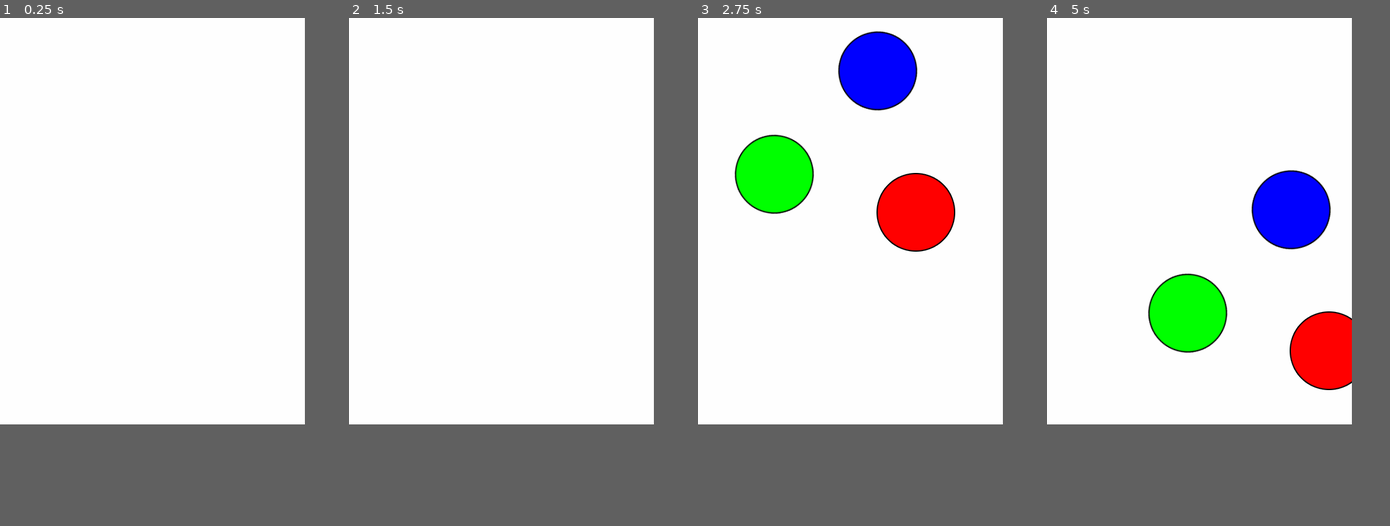
Above: before the commit, frames 1-4 (left to right).
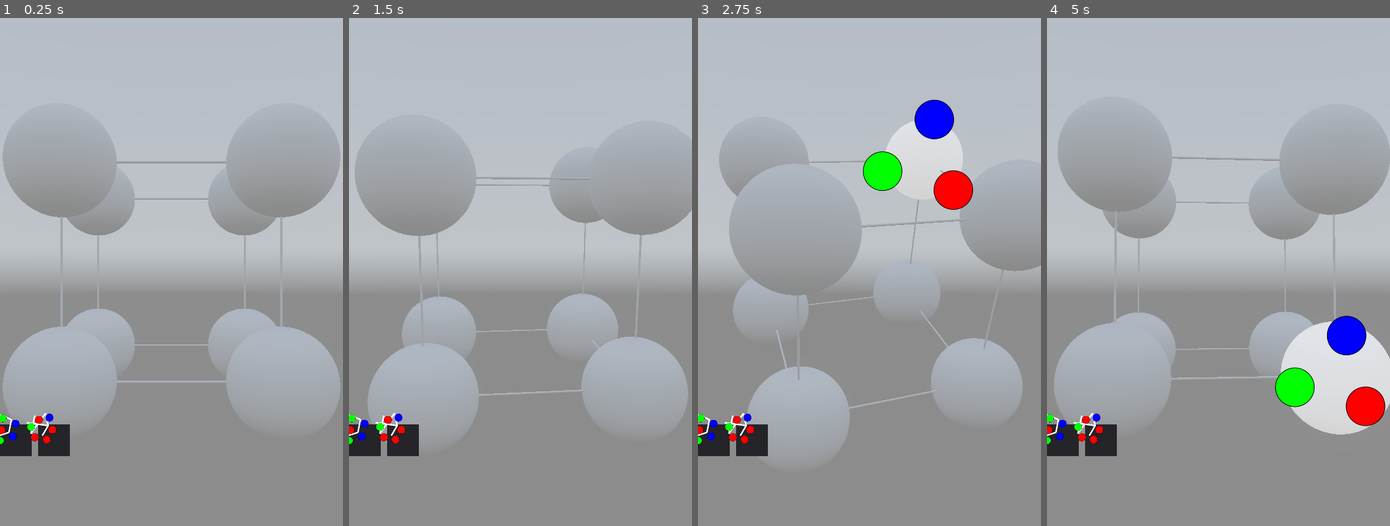
Above: after the commit, the same moments.

Repository: JosephCatrambone/ColorTheorem
Game: Godot game, scene res://scenes/Main.tscn
Same seed, same stepped clock (60 frames per second), same inputs: the game is played once before the commit and once after it. A sky picture missing from this copy of the repository is replaced by a grey-blue gradient.
Inputs (mouse positions are in pixels of both pictures, inside the frame that each line leads up to):
- Up to frame 1 (0.25 s): no input
- Up to frame 2 (1.5 s): tap Enter at 0.5 s; move the mouse to (568, 200) at 0.52 s; click (568, 200) at 0.67 s; tap Space at 1.25 s; drag from (441, 241) to (486, 302) at 1.27 s
- Up to frame 3 (2.75 s): tap Enter at 2 s; move the mouse to (879, 129) at 2.02 s; click (879, 129) at 2.17 s
- Up to frame 4 (5 s): click (1263, 211) at 2.77 s; tap Space at 3.5 s; drag from (1184, 302) to (1108, 160) at 3.52 s; tap Enter at 4.25 s; move the mouse to (1290, 282) at 4.27 s; click (1290, 282) at 4.42 s
In our replay, the window is 480x640 before the commit and 540x800 after it. These sizes can differ from the game's own. Grey fills any space a smaller window leaves; there, only what the larger window draws over its background counts as a difference.

The runs differ from the first frame. In frame 1, 79% of the frame differs, in the area x 0-100%, y 0-87%; in frame 2, 78%; in frame 3, 78%; in frame 4, 79%.

Commit message:
Add goal displays for the level.  Need to clean up the subgraph check code.

Diff:
--- a/environments/desert.tres
+++ b/environments/desert.tres
@@ -11,8 +11,7 @@
 background_energy = 0.5
 ambient_light_color = Color( 1, 1, 1, 1 )
 tonemap_mode = 2
-auto_exposure_enabled = true
-auto_exposure_speed = 0.1
+auto_exposure_speed = 0.9
 glow_enabled = true
 glow_strength = 0.78
 glow_bloom = 0.1
--- a/levels/level1.json
+++ b/levels/level1.json
@@ -19,8 +19,12 @@
 
     "requirements":[
         {
+            "subgraph":[[1], [0]],
+            "colors":[1, 1]
+        },
+        {
             "subgraph":[[1], [0, 2], [1]],
-            "colors":[1, 1, 1]
+            "colors":[1, 1, 2]
         }
     ]
 }
--- a/levels/level2.json
+++ b/levels/level2.json
@@ -28,5 +28,13 @@
     ],
 
     "requirements":[
+        {
+            "subgraph":[[1, 2], [0, 3], [0, 3, 4], [1, 2, 5], [2,5], [3, 4]],
+            "colors":[0, 0, 1, 1, 2, 2]
+        },
+        {
+            "subgraph":[[1, 2, 3], [0], [0, 4], [0], [2, 5], [4]],
+            "colors":[0, 1, 2, 0, 0, 0]
+        }
     ]
 }
--- a/project.godot
+++ b/project.godot
@@ -21,8 +21,8 @@
 
 [display]
 
-window/size/width=480
-window/size/height=640
+window/size/width=1080
+window/size/height=1920
 window/handheld/orientation="sensor_portrait"
 
 [input]
--- a/scenes/GUI.tscn
+++ b/scenes/GUI.tscn
@@ -11,3 +11,14 @@
 }
 
 [node name="Tween" type="Tween" parent="."]
+
+[node name="GridContainer" type="GridContainer" parent="."]
+anchor_top = 0.8
+anchor_right = 1.0
+anchor_bottom = 1.0
+custom_constants/vseparation = 20
+custom_constants/hseparation = 20
+columns = 4
+__meta__ = {
+"_edit_use_anchors_": false
+}
--- /dev/null
+++ b/scenes/GoalIndicator.tscn
@@ -0,0 +1,19 @@
+[gd_scene load_steps=3 format=2]
+
+[ext_resource path="res://src/GoalIndicator.gd" type="Script" id=1]
+[ext_resource path="res://materials/button.png" type="Texture" id=2]
+
+[node name="GoalIndicator" type="Panel"]
+margin_left = -100.0
+margin_top = -100.0
+margin_right = 100.0
+margin_bottom = 100.0
+grow_horizontal = 2
+grow_vertical = 2
+size_flags_horizontal = 0
+size_flags_vertical = 0
+script = ExtResource( 1 )
+__meta__ = {
+"_edit_use_anchors_": false
+}
+node_texture = ExtResource( 2 )
--- a/scenes/Vertex.tscn
+++ b/scenes/Vertex.tscn
@@ -25,6 +25,7 @@
 
 [sub_resource type="Animation" id=4]
 resource_name = "Select"
+length = 0.3
 tracks/0/type = "value"
 tracks/0/path = NodePath("MeshInstance:material/0:emission_energy")
 tracks/0/interp = 1
@@ -32,7 +33,7 @@
 tracks/0/imported = false
 tracks/0/enabled = true
 tracks/0/keys = {
-"times": PoolRealArray( 0, 0.8, 1 ),
+"times": PoolRealArray( 0, 0.2, 0.3 ),
 "transitions": PoolRealArray( 1, -2, 0.5 ),
 "update": 0,
 "values": [ 0.0, 3.0, 0.3 ]
--- a/src/GUI.gd
+++ b/src/GUI.gd
@@ -1,6 +1,9 @@
 extends Control
 
+var vscene = preload("res://scenes/GoalIndicator.tscn")
+
 onready var tween:Tween = $Tween
+onready var container:GridContainer = $GridContainer
 
 export var button_texture:Resource
 export var button_distance:float = 100.0
@@ -12,6 +15,10 @@
 
 func _ready():
 	get_parent().connect("selection_changed", self, "_on_selection_changed")
+	get_parent().connect("puzzle_reset", self, "_on_puzzle_reset")
+	get_parent().connect("requirement_added", self, "_on_requirement_added")
+	get_parent().connect("requirement_met", self, "_on_requirement_met")
+	get_parent().connect("requirement_failed", self, "_on_requirement_failed")
 
 func set_palette(colors):
 	# Recreate our buttons.
@@ -47,6 +54,21 @@
 func _on_button_pressed(idx):
 	self.active_vertex.set_color(idx, palette[idx])
 
+func _on_puzzle_reset():
+	for c in self.container.get_children():
+		c.queue_free()
+
+func _on_requirement_added(idx, graph, graph_colors):
+	print("Added req.")
+	var n = vscene.instance()
+	n.set_goal(graph, graph_colors, self.palette)
+	self.container.add_child(n)
+
+func _on_requirement_met(idx):
+	self.container.get_child(idx).on_met()
+
+func _on_requirement_failed(idx):
+	self.container.get_child(idx).on_failed()
 
 func _on_selection_changed(new_selection, old_selection):
 	self.active_vertex = new_selection
--- /dev/null
+++ b/src/GoalIndicator.gd
@@ -0,0 +1,67 @@
+extends Control
+
+const TEXTURE_SCALE = 0.2
+const PUSH_FORCE = 25.0 * TEXTURE_SCALE
+const SOLVER_ITERATIONS = 50
+
+export var node_texture:Texture
+
+var graph:Array
+var nodes:Array
+
+func set_goal(subgraph:Array, subgraph_color_indices:Array, subgraph_colors:Array):
+	var max_dist_to_center = 0
+
+	self.graph = subgraph
+
+	for i in range(len(subgraph)):
+		var n = TextureRect.new()
+		n.texture = node_texture
+		n.modulate.r = subgraph_colors[subgraph_color_indices[i]].r
+		n.modulate.g = subgraph_colors[subgraph_color_indices[i]].g
+		n.modulate.b = subgraph_colors[subgraph_color_indices[i]].b
+		n.rect_position.x = i + randf()*10
+		n.rect_position.y = i + randf()*10
+		n.rect_scale = Vector2(TEXTURE_SCALE, TEXTURE_SCALE)
+		nodes.append(n)
+
+	# Spread the nodes out so they're easier to see.  Use a force-directed graph approach.
+	for i in range(SOLVER_ITERATIONS):
+		for n in nodes:
+			# Apply a force to every node WRT its neighbors.
+			# Move away from those which it is not neighbors of, move towards those which are.
+			var force = Vector2()
+			for nbr in nodes:
+				var dist = (n.rect_position.distance_squared_to(nbr.rect_position))
+				force += PUSH_FORCE*(n.rect_position - nbr.rect_position) * (1.0 / (1.0 + dist))
+			n.rect_position += force
+
+	# Calculate the mean.
+	var mean_pos = Vector2()
+	for n in self.nodes:
+		mean_pos += n.rect_position / float(len(self.nodes))
+
+	# Move to center and calculate bounds.
+	for n in self.nodes:
+		n.rect_position -= mean_pos
+		max_dist_to_center = max(max_dist_to_center, n.rect_position.distance_to(Vector2()))
+		self.add_child(n)
+
+	self.rect_min_size.x = max(100, max_dist_to_center + node_texture.get_width()*TEXTURE_SCALE)
+	self.rect_min_size.y = max(100, max_dist_to_center + node_texture.get_height()*TEXTURE_SCALE)
+	self.rect_size.x = self.rect_min_size.x
+	self.rect_size.y = self.rect_min_size.y
+	self.minimum_size_changed()
+
+func on_met():
+	self.modulate.a = 0.2
+
+func on_failed():
+	self.modulate.a = 1.0
+
+func _draw():
+	for i in range(len(self.graph)):
+		var from = Vector2(self.nodes[i].rect_position.x, self.nodes[i].rect_position.y)
+		for nbr_idx in self.graph[i]:
+			var to = Vector2(self.nodes[nbr_idx].rect_position.x, self.nodes[nbr_idx].rect_position.y)
+			.draw_line(from, to, Color.white, 2.0, true)
--- a/src/Main.gd
+++ b/src/Main.gd
@@ -24,7 +24,11 @@
 var puzzle_edge_meshes = []  # Contains all the reference objects.
 var selected_vertex = null
 
+signal puzzle_reset
 signal selection_changed(new_selection, previous_selection)
+signal requirement_added(id, graph, graph_color_idx)
+signal requirement_met(id)
+signal requirement_failed(id)
 
 # Called when the node enters the scene tree for the first time.
 func _ready():
@@ -37,7 +41,7 @@
 
 	# Load first level
 	var file = File.new()
-	file.open("res://levels/level1.json", File.READ)
+	file.open("res://levels/level2.json", File.READ)
 	var text = file.get_as_text()
 	load_level(text)
 
@@ -118,6 +122,7 @@
 	# Load all the requirements for this puzzle.
 	self.puzzle_requirement_subgraphs = []
 	self.puzzle_requirement_colors = []
+	var req_id = 0
 	# This messy JSON decode is forcing the subgraph to be [[nbr1 of p, nbr 2 of p, ...], [nbr1 of q, nbr 2 of q, ...], ...]
 	# It's an array of arrays and we force the elements to be integers.
 	for req in level['requirements']:
@@ -132,16 +137,19 @@
 		for color_idx in req['colors']:
 			colors.append(int(color_idx))
 		self.puzzle_requirement_colors.append(colors)
-		# TODO: Build out the GUI.
+		# This signaling is messy.
+		emit_signal("requirement_added", req_id, subgraph, colors)
+		req_id += 1
 
 func update_puzzle_completion():
 	var all_satisfied = true
 	for i in len(self.puzzle_requirement_subgraphs):
 		# For each puzzle subgraph...
-		if !_contains_solution(self.puzzle_edges, self.puzzle_vertex_colors, self.puzzle_requirement_subgraphs[i], self.puzzle_requirement_colors[i]):
+		if _contains_solution(self.puzzle_edges, self.puzzle_vertex_colors, self.puzzle_requirement_subgraphs[i], self.puzzle_requirement_colors[i]):
+			emit_signal("requirement_met", i)
+		else:
+			emit_signal("requirement_failed", i)
 			all_satisfied = false
-			break
-	print("All satisfied: " + str(all_satisfied))
 
 func clear_puzzle():
 	self.puzzle_palette = []
